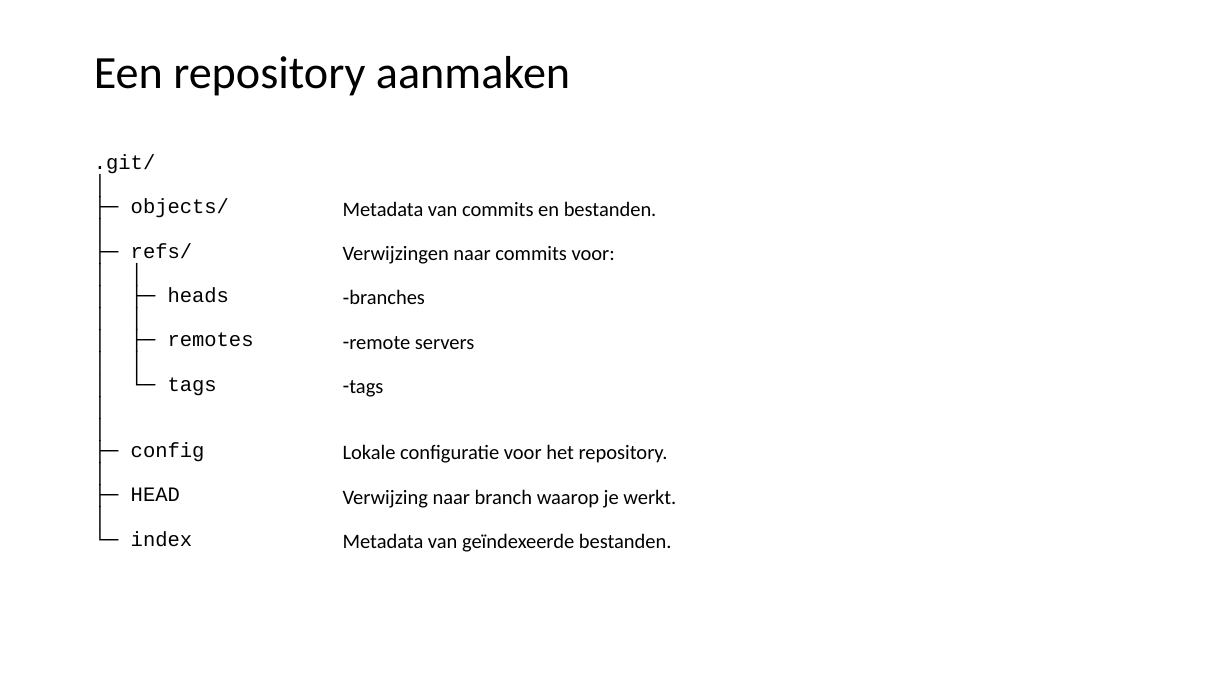
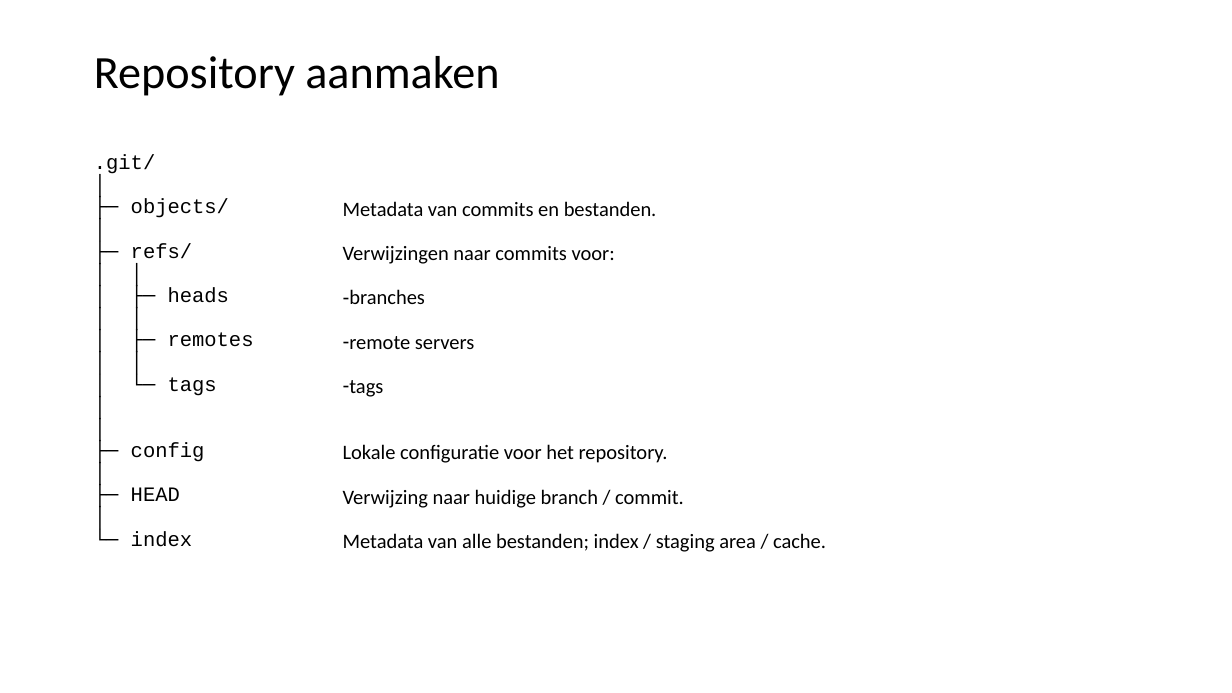
Before and after one commit to LFKoning/knowledge-sharing, a slide deck: slide 13 of git_course/1_basics/git_basic.pptx. Drawn at 1232x693 pixels with LibreOffice and Linux fonts; fonts in the diff are those of the drawing. Boxes give left, top, right and bottom in pixels: in the first picture for what was removed or moved away, otherwise in the second. Text is boxed around its words. In the diff, an @@ line names an element or a change of style, - is before the commit and + after.

```diff
--- a/git_course/1_basics/git_basic.pptx
+++ b/git_course/1_basics/git_basic.pptx
@@ title at (94, 56, 499, 96): text changed @@
-Een repository aanmaken
+Repository aanmaken
@@ text at (343, 489, 826, 552): text changed @@
-Verwijzing naar branch waarop je werkt.
-Metadata van geïndexeerde bestanden.
+Verwijzing naar huidige branch / commit.
+Metadata van alle bestanden; index / staging area / cache.
```
Also in this commit, not shown: 22 other slides changed, 4 slides added, 8 slides removed, 3 other files.
